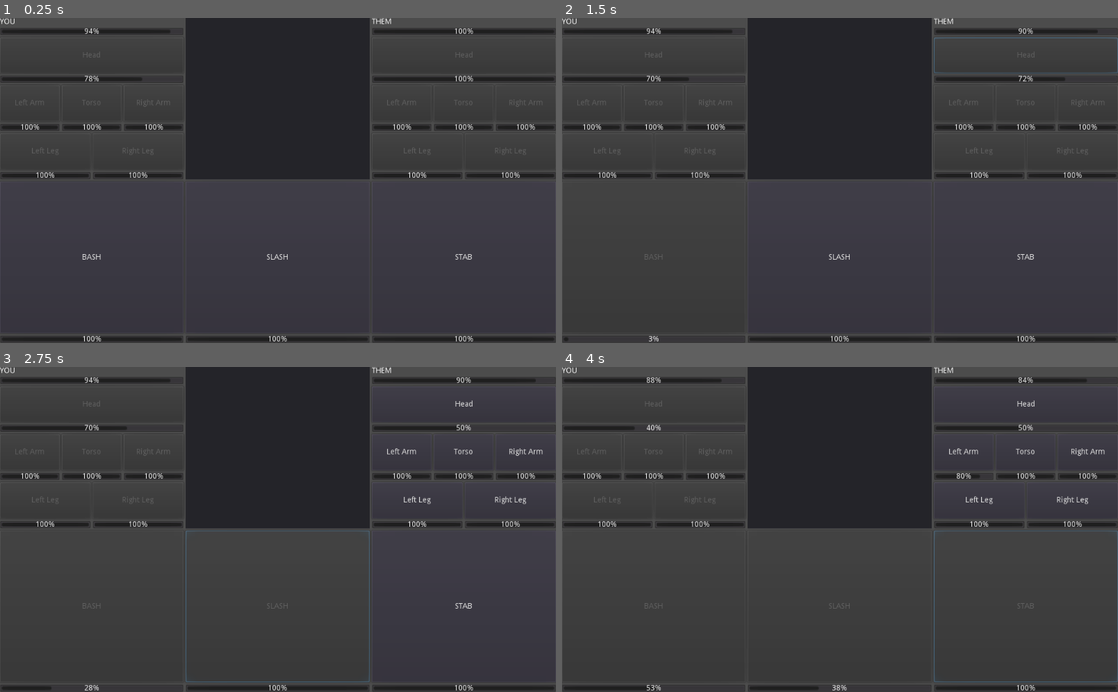
Above: before the commit, frames 1-4 (two rows, left to right).
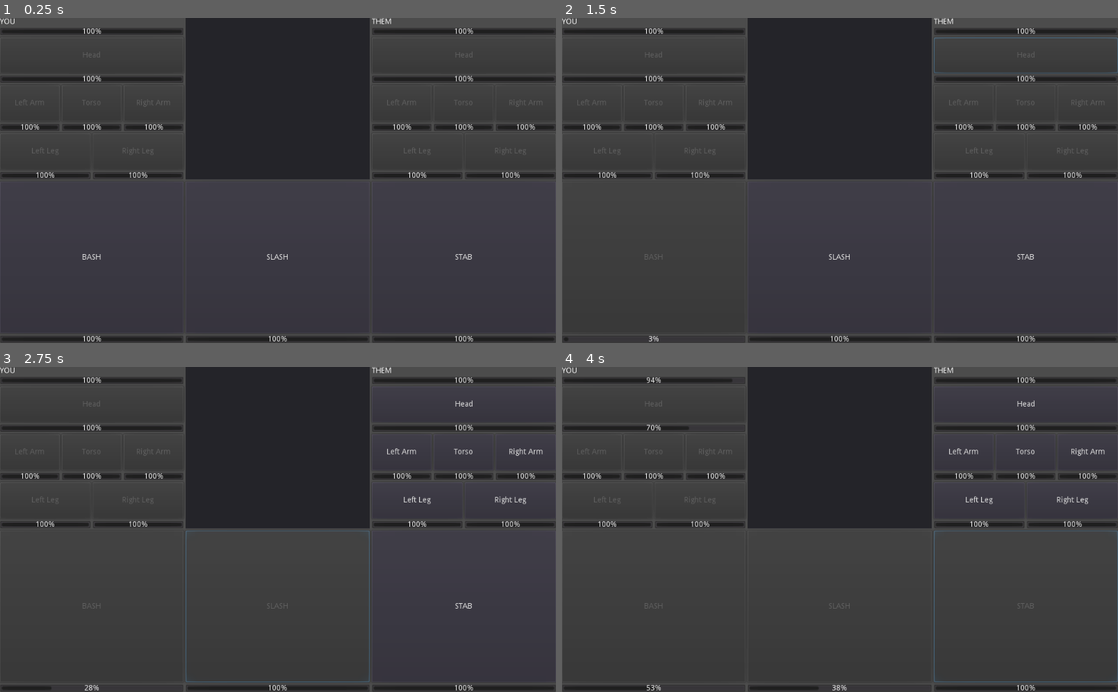
Above: after the commit, the same moments.

Repository: CertifiedIdiots/Tick
Game: Godot game, scene res://Game.tscn
Two runs of this game, one before a commit and one after it. Both use one fixed random seed, a clock stepped at 60 frames per second and the inputs below.
Inputs:
- Up to frame 1 (0.25 s): no input
- Up to frame 2 (1.5 s): click "BASH" at 0.5 s; click "Head" at 1.25 s
- Up to frame 3 (2.75 s): click "SLASH" at 2 s
- Up to frame 4 (4 s): click "Left Arm" at 2.75 s; click "STAB" at 3.5 s

The runs differ from the first frame. In frame 1, 0.1% of the frame differs, in the area x 14-33%, y 3-20%; in frame 2, 0.3%; in frame 3, 0.4%, in the area x 14-100%, y 3-20%; in frame 4, 0.4%.

Commit message:
implement basic hit chance

Diff:
--- a/Game/Entity.gd
+++ b/Game/Entity.gd
@@ -3,12 +3,12 @@
 var health = 500
 var max_health = 500
 var body_parts = [
-	Head.new(100, 100, self),
-	Part.new("Left Arm", 150, 150, self),
-	Part.new("Torso", 300, 300, self),
-	Part.new("Right Arm", 150, 150, self),
-	Part.new("Left Leg", 150, 150, self),
-	Part.new("Right Leg", 150, 150, self)
+	Head.new(100, 100, 0.25,  self),
+	Part.new("Left Arm", 150, 150, 0.50, self),
+	Part.new("Torso", 300, 300, 0.75, self),
+	Part.new("Right Arm", 150, 150, 0.50, self),
+	Part.new("Left Leg", 150, 150, 0.50, self),
+	Part.new("Right Leg", 150, 150, 0.50, self)
 ]
 
 var body_parts_order = [
@@ -23,6 +23,8 @@
 	Skill.new("STAB", 1, 10)
 ]
 
+var accuracy = 3.0
+
 var name
 
 func _init(name: String):
--- a/Game/Head.gd
+++ b/Game/Head.gd
@@ -1,7 +1,7 @@
 extends Part
 class_name Head
 
-func _init(health: float, maximum_health: float, owner).("Head", health, maximum_health, owner):
+func _init(health: float, maximum_health: float, hit_chance: float, owner).("Head", health, maximum_health, hit_chance, owner):
 	pass
 
 func damage(amount):
--- a/Game/Part.gd
+++ b/Game/Part.gd
@@ -3,12 +3,14 @@
 var name: String
 var health: float
 var maximum_health: float
+var hit_chance: float
 var owner
 
-func _init(name: String, health: float, maximum_health: float, owner):
+func _init(name: String, health: float, maximum_health: float, hit_chance: float, owner):
 	self.name = name
 	self.health = health
 	self.maximum_health = maximum_health
+	self.hit_chance = hit_chance
 	self.owner = owner
 
 func damage(amount: float):
--- a/Game/Skill.gd
+++ b/Game/Skill.gd
@@ -12,4 +12,12 @@
 	self.damage = damage
 
 func use(on: Part):
-	on.damage(damage)
+	var hit_chance = (on.hit_chance * 1.0) # the multiplier needs to be player/enemy accuracy. I forgot how to call things right .-.
+	var roll = RandomNumberGenerator.new()
+	roll.randomize()
+	var result = roll.randf_range(0, 1.0)
+	if result < hit_chance:
+		on.damage(damage)
+		print("HIT! - ", on.name, " ", "(", hit_chance*100, "%)")
+	else:
+		print("MISSED! - ", on.name, " ", "(", hit_chance*100, "%)")
